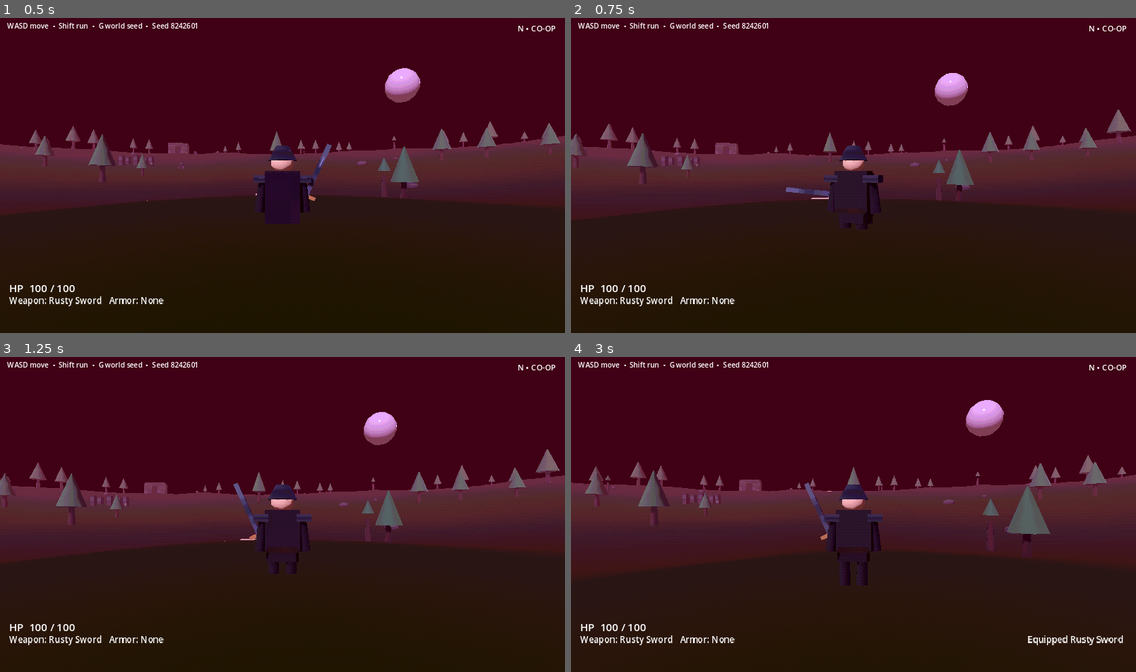
Above: before the commit, frames 1-4 (two rows, left to right).
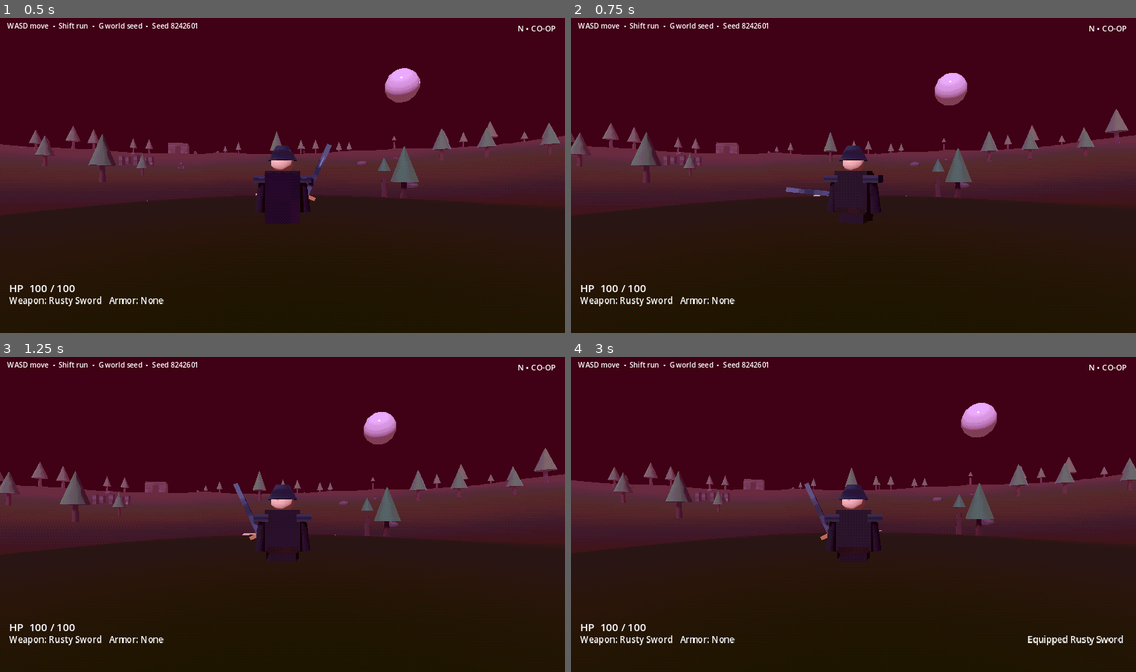
Above: after the commit, the same moments.

Repository: jasonjllind-cpu/aispel
Game: Godot game, scene res://main.tscn
Two runs of this game, one before a commit and one after it. Both use one fixed random seed, a clock stepped at 60 frames per second and the inputs below.
Inputs (mouse positions are in pixels of both pictures, inside the frame that each line leads up to):
- Up to frame 1 (0.5 s): no input
- Up to frame 2 (0.75 s): tap Enter at 0.5 s; move the mouse to (881, 172) at 0.52 s; press the mouse at (881, 172) at 0.53 s; hold W (move_forward) from 0.53 s (still down)
- Up to frame 3 (1.25 s): keep holding W (move_forward); tap Space (jump) at 0.77 s
- Up to frame 4 (3 s): keep holding W (move_forward); move the mouse to (825, 514) at 1.27 s; release the mouse at (825, 514) at 1.28 s; tap R (equip_next) at 1.35 s; tap Space (jump) at 1.52 s; move the mouse to (864, 508) at 2.02 s; hold E (interact) 2.03-2.78 s; move the mouse to (847, 517) at 2.77 s; tap Shift (sprint) at 2.85 s

Frame 1 is identical in both runs. In frame 2, 1.0% of the frame differs, in the area x 0-100%, y 17-68%; in frame 3, 1.3%; in frame 4, 4.0%, in the area x 0-100%, y 13-73%.

Commit message:
Reserve terrain teleporting for real fall-throughs

Diff:
--- a/scripts/world_runtime.gd
+++ b/scripts/world_runtime.gd
@@ -7,6 +7,7 @@
 const PLAYER_SURFACE_TOLERANCE: float = 0.12
 const PLAYER_RECOVERY_CLEARANCE: float = 0.12
 const PLAYER_RECOVERY_INTERVAL: float = 0.25
+const PLAYER_EMERGENCY_RECOVERY_DEPTH: float = 1.0
 
 var player_recovery_elapsed: float = 0.0
 var terrain_height_generator: RefCounted
@@ -147,11 +148,18 @@
 	if player == null:
 		return
 	var corrected: Vector3 = sanitize_outdoor_player_position(player.global_position)
-	if corrected.distance_squared_to(player.global_position) <= 0.0001:
+	if not should_apply_emergency_recovery(player.global_position, corrected):
 		return
 	player.global_position = corrected
 	player.set("spawn_position", corrected)
 	player.set("velocity", Vector3.ZERO)
+
+
+func should_apply_emergency_recovery(current: Vector3, corrected: Vector3) -> bool:
+	# Ordinary floor contact on a faceted slope can place the capsule root a
+	# few centimeters below the vertical surface sample. Never teleport for
+	# that; only recover an unmistakable fall through the terrain.
+	return corrected.y - current.y >= PLAYER_EMERGENCY_RECOVERY_DEPTH
 
 
 func _dungeon_active() -> bool:
